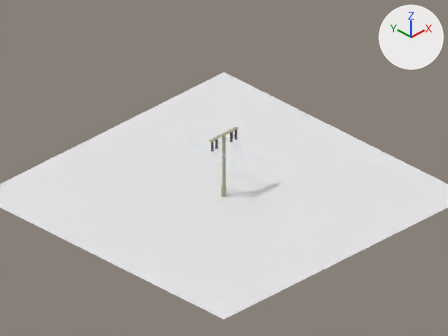
The Blender file trunk/data/models/powerlines.blend: old version first, new version second.
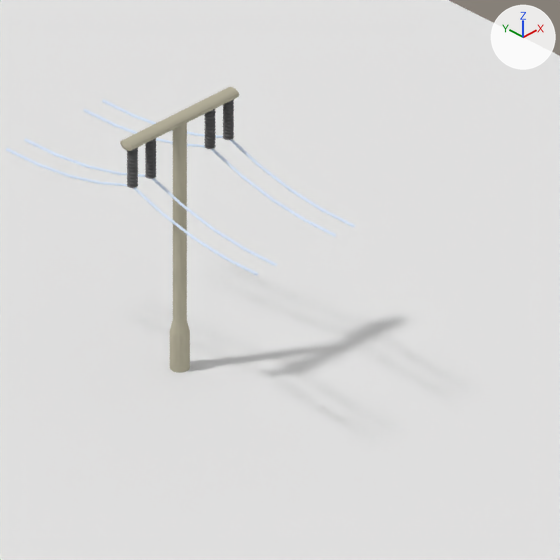
Old and new are each drawn from the file's camera 'Camera' and again close up on the part from 40% to 71% of the width and 31% to 72% of the height. Arrows for +X, +Y and +Z are at upper right; the lights stay in place.
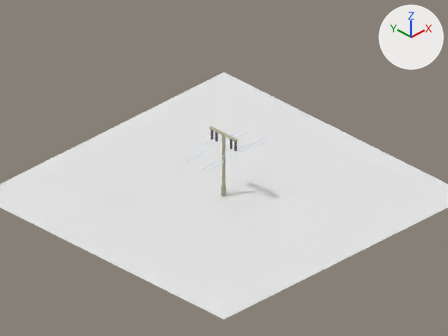
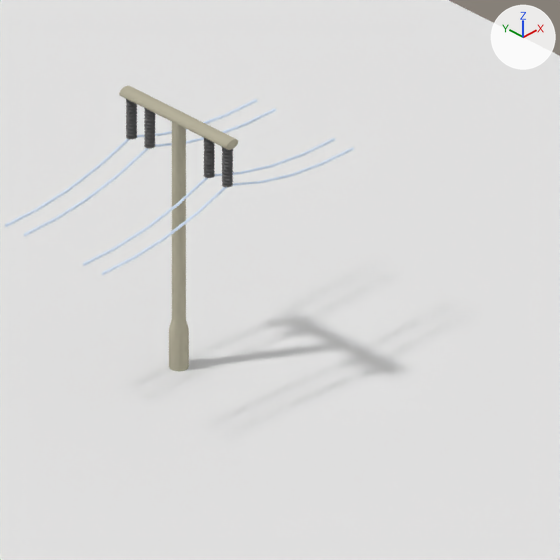
The change, as a diff of the scene's bpy script:
```diff
--- a/trunk/data/models/powerlines.blend.py
+++ b/trunk/data/models/powerlines.blend.py
@@ ob_plane_002 @@
 ob_plane_002 = bpy.data.objects.new('Plane.002', me_plane_003)
-ob_plane_002.location = (0.0, 0.0, 3.14)
-ob_plane_002.rotation_euler = (0.0, 0.0, -1.571)  # degrees (0, 0, -90)
+ob_plane_002.location = (0.01, 0.02, 3.14)
+ob_plane_002.rotation_euler = (0.0, 0.0, -3.142)  # degrees (0, 0, -180)
 ob_plane_002.scale = (1.0, 0.00886, 1.0)
@@ ob_cylinder_001 @@
 ob_cylinder_001 = bpy.data.objects.new('Cylinder.001', me_cylinder_004)
-ob_cylinder_001.location = (0.01, 0.0, 3.66)
-ob_cylinder_001.rotation_euler = (0.0, 0.0, -1.571)  # degrees (0, 0, -90)
+ob_cylinder_001.location = (0.01, 0.02, 3.66)
+ob_cylinder_001.rotation_euler = (0.0, 0.0, -3.142)  # degrees (0, 0, -180)
 ob_cylinder_001.scale = (0.0196, 0.0196, 0.0273)
@@ ob_cylinder_002 @@
 ob_cylinder_002 = bpy.data.objects.new('Cylinder.002', me_cylinder_003)
-ob_cylinder_002.location = (0.01, 0.0, 3.66)
-ob_cylinder_002.rotation_euler = (0.0, 0.0, -1.571)  # degrees (0, 0, -90)
+ob_cylinder_002.location = (0.01, 0.02, 3.66)
+ob_cylinder_002.rotation_euler = (0.0, 0.0, -3.142)  # degrees (0, 0, -180)
 ob_cylinder_002.scale = (0.0196, 0.0196, 0.0273)
@@ ob_cylinder @@
 ob_cylinder = bpy.data.objects.new('Cylinder', me_cylinder)
-ob_cylinder.location = (-0.01, 0.0, 2.03)
-ob_cylinder.rotation_euler = (0.0, 0.0, -1.571)  # degrees (0, 0, -90)
+ob_cylinder.location = (0.01, 0.04, 2.03)
+ob_cylinder.rotation_euler = (0.0, 0.0, -3.142)  # degrees (0, 0, -180)
 ob_cylinder.scale = (1.76, 1.76, 1.76)
```

Boxes [x1, y1, x2, y2] around the edits, measured in the close-ups (560 x 560 px):
'Cylinder', moved, turned: before [120, 87, 239, 373]; after [119, 86, 238, 372]
'Plane.002', moved, turned: before [6, 100, 355, 276]; after [5, 99, 354, 275]
'Cylinder.002', moved, turned: before [127, 99, 234, 188]; after [126, 99, 233, 187]
'Cylinder.001', moved, turned: before [145, 109, 216, 179]; after [144, 108, 215, 178]
